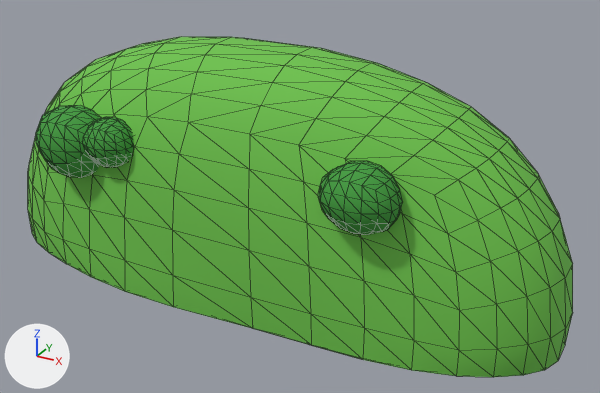
The glTF model Brightmeadow/game/assets/models/hill_a.glb, before and after one commit.
Rendered twice from a camera (50 mm lens) standing at (15.6, -25.2, 16.5) and looking at (1.6, 0.2, 3.8). The axes (+X, +Y, +Z) are drawn at lower left. The lights are the same throughout. The first picture is the older version. Mesh edges are drawn as thin lines.

Objects in the first picture: 'hill_a'.
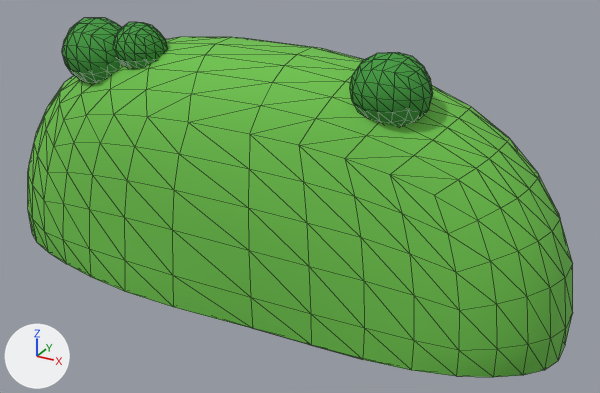
The newer file is also turned or shifted as a whole; pictures and numbers use the older file's frame.

Changed parts and their boxes (x1, y1, x2, y2) in the pictures (600 x 393 px; the box of a moved part takes in the faces that stretch with it):
'hill_a', reshaped: before (28, 37, 573, 377); after (28, 18, 573, 377)
part 1 of me_hill_a, moved or reshaped: before (36, 105, 101, 178); after (62, 18, 123, 83)
part 2 of me_hill_a, moved or reshaped: before (83, 117, 134, 167); after (113, 22, 168, 68)
part 3 of me_hill_a, moved or reshaped: before (318, 161, 403, 235); after (350, 52, 433, 126)

The edits, one by one:
me_hill_a is used by ob_hill_a; location (0.0, 0.0, 0.0).
me_hill_a had 782 vertices, 1548 faces and spanned x -11.9..11.9, y -4.3..4.3, z 0.0..9.4.
me_hill_a now has 782 vertices, 1548 faces and spans x -11.9..11.9, y -3.7..4.3, z 0.0..10.1.
me_hill_a part 1: the loose piece of 98 vertices spanning x -8.1..-4.9, y -4.3..-1.7, z 4.2..7.0 is multiplied about its middle by the matrix ((0.996, -0.007, 0.001), (-0.007, 0.986, -0.011), (0.001, -0.011, 0.975)), then moved by (-0.1, 1.9, 3.0).
me_hill_a part 2: the loose piece of 98 vertices spanning x -5.8..-3.5, y -4.0..-2.2, z 5.0..6.8 is moved by (0.0, 2.1, 3.1).
me_hill_a part 3: 98 of 782 vertices moved; they spanned x 4.1..6.9, y -4.2..-1.9, z 4.6..7.0 and now span x 4.2..7.0, y -2.1..0.1, z 7.7..10.1; mean shift (0.1, 2.0, 3.1); largest move (5.0, -3.0, 6.8) -> (5.1, -1.0, 10.0).
